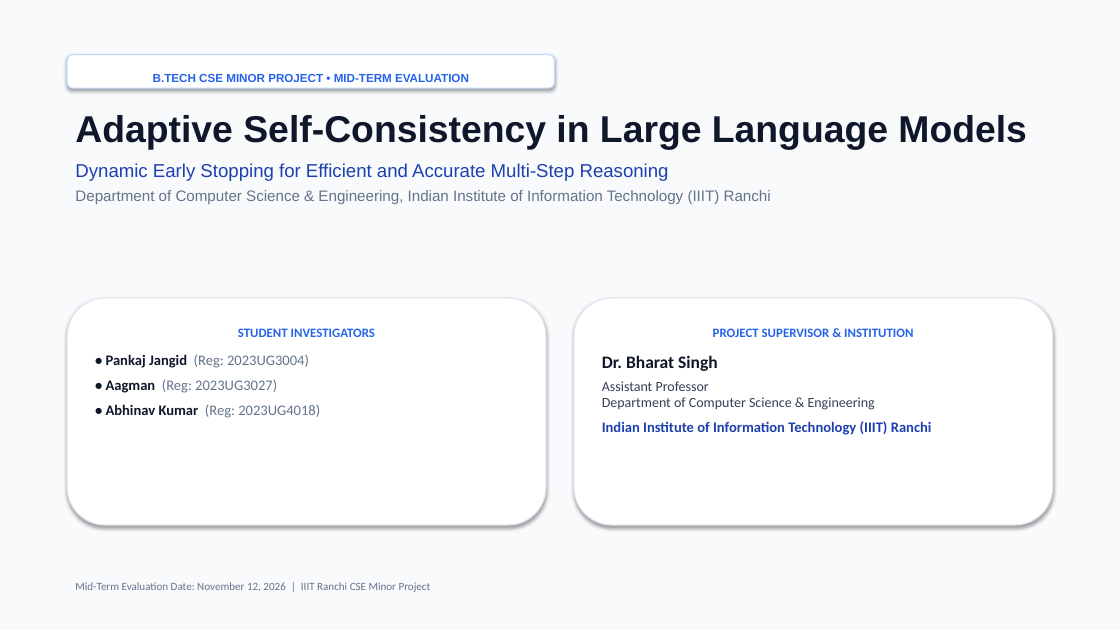
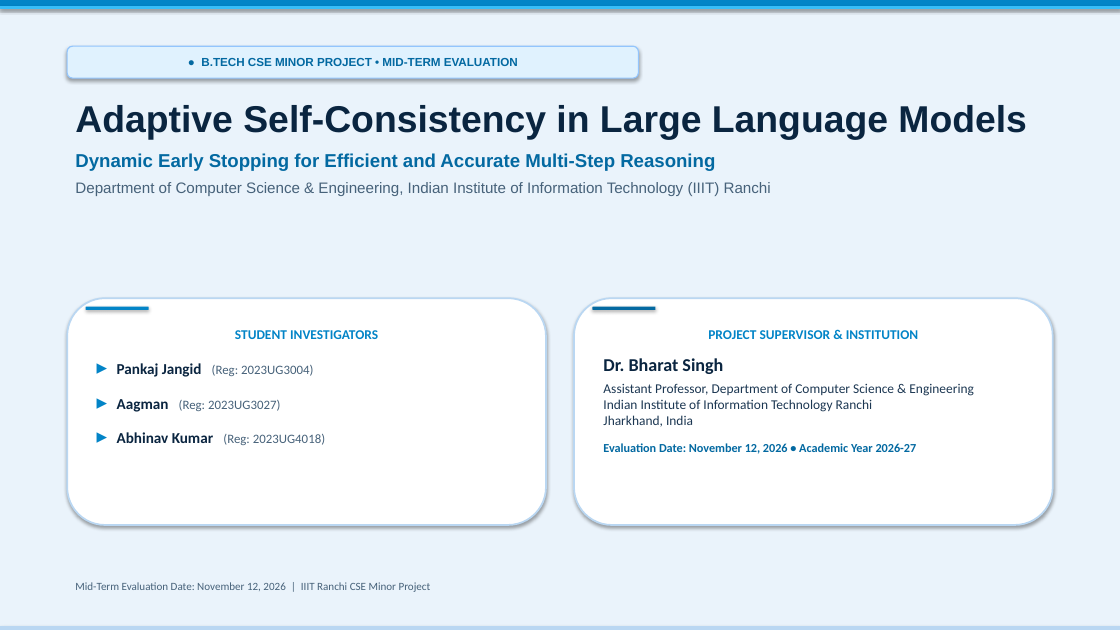
Before and after one commit to AbhinavKr0110/minor_project, a slide deck: slide 1 of presentation.pptx. Drawn at 1120x630 pixels with LibreOffice and Linux fonts; fonts in the diff are those of the drawing. Boxes give left, top, right and bottom in pixels: in the first picture for what was removed or moved away, otherwise in the second. Text is boxed around its words. In the diff, an @@ line names an element or a change of style, - is before the commit and + after.

```diff
--- a/presentation.pptx
+++ b/presentation.pptx
@@ rectangle at <box>0,0,1120,630</box>: fill #F8FAFC to #EAF3FB; outline #F8FAFC 0.75 pt to #EAF3FB 0.75 pt @@
@@ rectangle added at <box>0,0,1120,7</box>, fill #0284C7, outline #0284C7 0.75 pt @@
@@ rectangle added at <box>0,7,1120,8</box>, fill #38BDF8, outline #38BDF8 0.75 pt @@
@@ rounded rectangle "● B.TECH CSE MINOR PROJECT ...": place and size @@
-rounded rectangle "● B.TECH CSE MINOR PROJECT ..." at <box>67,55,555,88</box>
+rounded rectangle "● B.TECH CSE MINOR PROJECT ..." at <box>67,46,639,78</box>
@@ rounded rectangle "● B.TECH CSE MINOR PROJECT ..." at <box>67,46,639,78</box>: vertical alignment top to middle; fill #FFFFFF to #E0F2FE; outline #BFDBFE 1 pt to #93C5FD 1 pt @@
@@ text in rounded rectangle at <box>201,58,518,66</box>: text changed; text colour #2563EB to #0369A1 @@
-B.TECH CSE MINOR PROJECT • MID-TERM EVALUATION
+● B.TECH CSE MINOR PROJECT • MID-TERM EVALUATION
@@ text "Adaptive Self-Consistency in Large Language ...": place and size @@
-text "Adaptive Self-Consistency in Large Language ..." at <box>75,115,1027,204</box>
+text "Adaptive Self-Consistency in Large Language ..." at <box>75,105,1027,196</box>
@@ text "Adaptive Self-Consistency in Large Language ..." at <box>75,105,1027,196</box>: text colour #0F172A to #0A2540 in "Adaptive Self-Consistency in Large Language Models"; text colour #1E40AF to #0369A1, bold on in "Dynamic Early Stopping for Efficient and Accurate ..."; text colour #64748B to #47627A in "Department of Computer Science & Engineering, Indian ..."; more space between paragraphs @@
@@ rounded rectangle "STUDENT INVESTIGATORS" at <box>67,298,546,525</box>: outline #E2E8F0 1 pt to #BAD7F2 1.5 pt @@
@@ rounded rectangle "PROJECT SUPERVISOR & INSTITUTION" at <box>574,298,1053,525</box>: outline #E2E8F0 1 pt to #BAD7F2 1.5 pt @@
@@ rounded rectangle added at <box>86,307,149,310</box>, fill #0284C7 @@
@@ rounded rectangle added at <box>592,307,655,310</box>, fill #0369A1 @@
@@ text in rounded rectangle at <box>235,330,378,339</box>: size 11 to 11.5 pt, text colour #2563EB to #0284C7 in "STUDENT INVESTIGATORS" @@
@@ text in rounded rectangle at <box>603,330,918,374</box>: size 11 to 11.5 pt, text colour #2563EB to #0284C7 in "PROJECT SUPERVISOR & INSTITUTION"; size 15 to 15.5 pt, text colour #0F172A to #0A2540 in "Dr. Bharat Singh" @@
@@ text in rounded rectangle at <box>117,363,325,445</box>: text changed; size 12.5 to 11 pt; text colour #64748B to #47627A @@
-• Pankaj Jangid (Reg: 2023UG3004)
-• Aagman (Reg: 2023UG3027)
-• Abhinav Kumar (Reg: 2023UG4018)
+▸ Pankaj Jangid (Reg: 2023UG3004)
+▸ Aagman (Reg: 2023UG3027)
+▸ Abhinav Kumar (Reg: 2023UG4018)
@@ text in rounded rectangle at <box>603,384,974,454</box>: text changed; size 12 to 11.5 pt; text colour #334155 to #1C3752 @@
-Assistant Professor
-Department of Computer Science & Engineering
-Indian Institute of Information Technology (IIIT) Ranchi
+Assistant Professor, Department of Computer Science & Engineering
+Indian Institute of Information Technology Ranchi
+Jharkhand, India
+Evaluation Date: November 12, 2026 • Academic Year 2026-27
@@ text "Mid-Term Evaluation Date: November 12, ..." at <box>75,582,431,592</box>: text colour #64748B to #47627A @@
@@ rectangle added at <box>0,627,1120,630</box>, fill #BAD7F2, outline #BAD7F2 0.75 pt @@
```
Also in this commit, not shown: 15 other slides changed, 4 other files.
